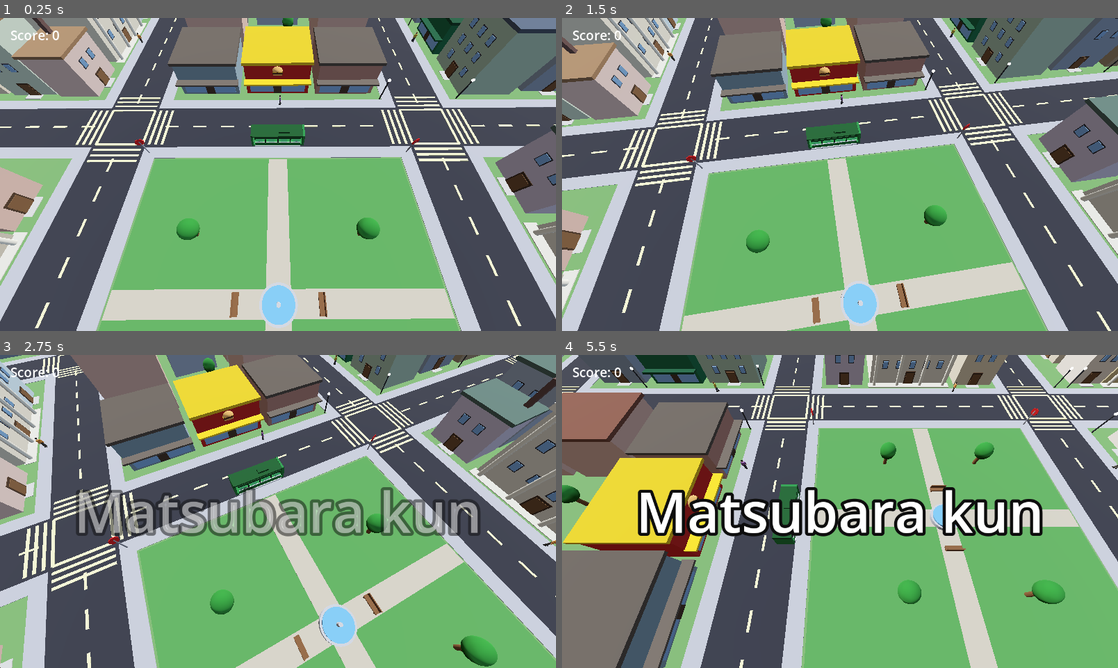
Above: before the commit, frames 1-4 (two rows, left to right).
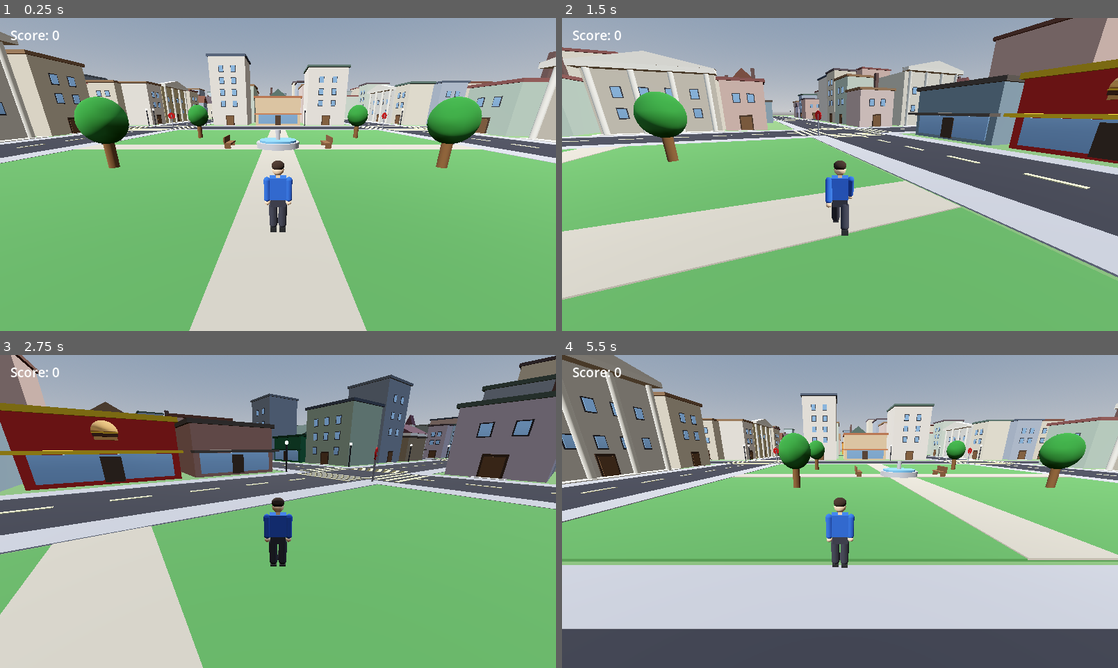
Above: after the commit, the same moments.

Repository: nolancasama/3d-town-directions
Game: Godot game, scene res://Main.tscn
Same seed, same stepped clock (60 frames per second), same inputs: the game is played once before the commit and once after it.
Inputs:
- Up to frame 1 (0.25 s): no input
- Up to frame 2 (1.5 s): hold D (turn_right) 0.53-1.28 s; tap E (interact) at 0.6, 1.35 s; tap Space at 0.77 s; hold S (move_back) from 1.28 s (still down)
- Up to frame 3 (2.75 s): tap Space at 1.52 s; release S (move_back) at 2.03 s; hold D (turn_right) from 2.03 s (still down); tap E (interact) at 2.1 s
- Up to frame 4 (5.5 s): release D (turn_right) at 2.78 s; hold W (move_forward) 2.78-3.53 s; tap E (interact) every 0.75 s from 2.85 to 5.1 s; tap Space at 3.02, 3.77, 4.52 s; hold A (turn_left) 3.53-5.03 s; hold S (move_back) from 5.03 s (still down)

The runs differ from the first frame. In frame 1, 76% of the frame differs, in the area x 0-100%, y 0-100%; in frame 2, 75%; in frame 3, 71%; in frame 4, 87%.
Error after the commit: Parse Error: Cannot infer the type of "r" variable because the value doesn't have a set type. (res://scripts/NPCInteraction.gd:208)

Commit message:
Restrict TTS to NPC lines only, not intro or Correct messages
Co-Authored-By: Claude Sonnet 4.6 <noreply@anthropic.com>

Diff:
--- a/scripts/DialogueManager.gd
+++ b/scripts/DialogueManager.gd
@@ -150,7 +150,6 @@
 
 # Show a question with clickable options. Awaitable: returns the chosen index.
 func show_options(speaker: String, prompt: String, options: Array) -> int:
-	_speak(prompt)
 	_speaker_label.text = speaker
 	_text_label.text = prompt
 	_clear_options()
@@ -207,7 +206,6 @@
 
 # Show a plain line of dialogue (no buttons).
 func show_text(speaker: String, text: String) -> void:
-	_speak(text)
 	_speaker_label.text = speaker
 	_text_label.text = text
 	_clear_options()
@@ -223,7 +221,6 @@
 
 # Briefly flash a big centered message, then fade it out.
 func show_center_message(text: String) -> void:
-	_speak(text)
 	_center_label.text = text
 	_center_label.modulate.a = 1.0
 	_center_label.visible = true
@@ -266,7 +263,7 @@
 	_tts_enabled = true
 
 
-func _speak(text: String) -> void:
+func speak(text: String) -> void:
 	if not _tts_enabled:
 		return
 	JavaScriptBridge.eval("window._gd_tts_text = %s;" % JSON.stringify(text), true)
--- a/scripts/NPCInteraction.gd
+++ b/scripts/NPCInteraction.gd
@@ -191,6 +191,7 @@
 func _greet() -> void:
 	_state = State.ASK
 	_conversing = true      # now stop walking and engage
+	_dialogue.speak("Yes?")
 	_dialogue.show_text("Townsperson", "Yes?")
 	_face_target(_player)   # turn to face the player once they say "Excuse me"
 	_speech.listen()
@@ -204,15 +205,20 @@
 		_greet()
 	elif _state == State.ASK and (t.contains("hello") or t.contains("good morning")):
 		var replies := ["Hello!", "Hi there!", "Good morning!", "Hey!"]
-		_dialogue.show_text("Townsperson", replies[randi() % replies.size()])
+		var r := replies[randi() % replies.size()]
+		_dialogue.speak(r)
+		_dialogue.show_text("Townsperson", r)
 		_speech.listen()
 	elif _state == State.ASK and t.contains("how are you"):
 		var replies := ["I'm fine!", "I'm good!", "I'm great, thanks!"]
-		_dialogue.show_text("Townsperson", replies[randi() % replies.size()])
+		var r := replies[randi() % replies.size()]
+		_dialogue.speak(r)
+		_dialogue.show_text("Townsperson", r)
 		_speech.listen()
 	elif _state == State.ASK and t.contains("where is"):
 		var dest := _match_goal(t)
 		if dest == "":
+			_dialogue.speak("Sorry, I don't know that place.")
 			_dialogue.show_text("Townsperson", "Sorry, I don't know that place.")
 			_speech.listen()
 		else:
@@ -225,6 +231,7 @@
 	_state = State.IDLE
 	_speech.stop()
 	_player.set_input_enabled(false)
+	_dialogue.speak("Where would you like to go?")
 	var idx: int = await _dialogue.show_options(
 			"Townsperson", "Where would you like to go?", _goal_names)
 	_player.set_input_enabled(true)
@@ -238,6 +245,7 @@
 	_player.set_input_enabled(false)
 	var target: Node3D = _goals[dest_name]
 
+	_dialogue.speak("It's over there!")
 	_dialogue.show_text("Townsperson", "It's over there!")
 	await _face_target(target)
 	await _raise_arm()
